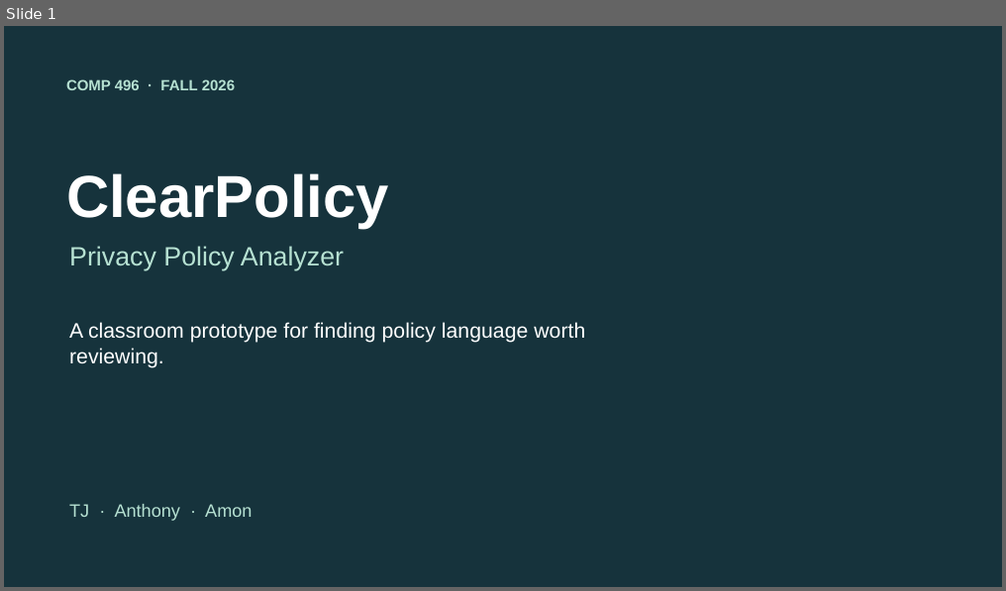
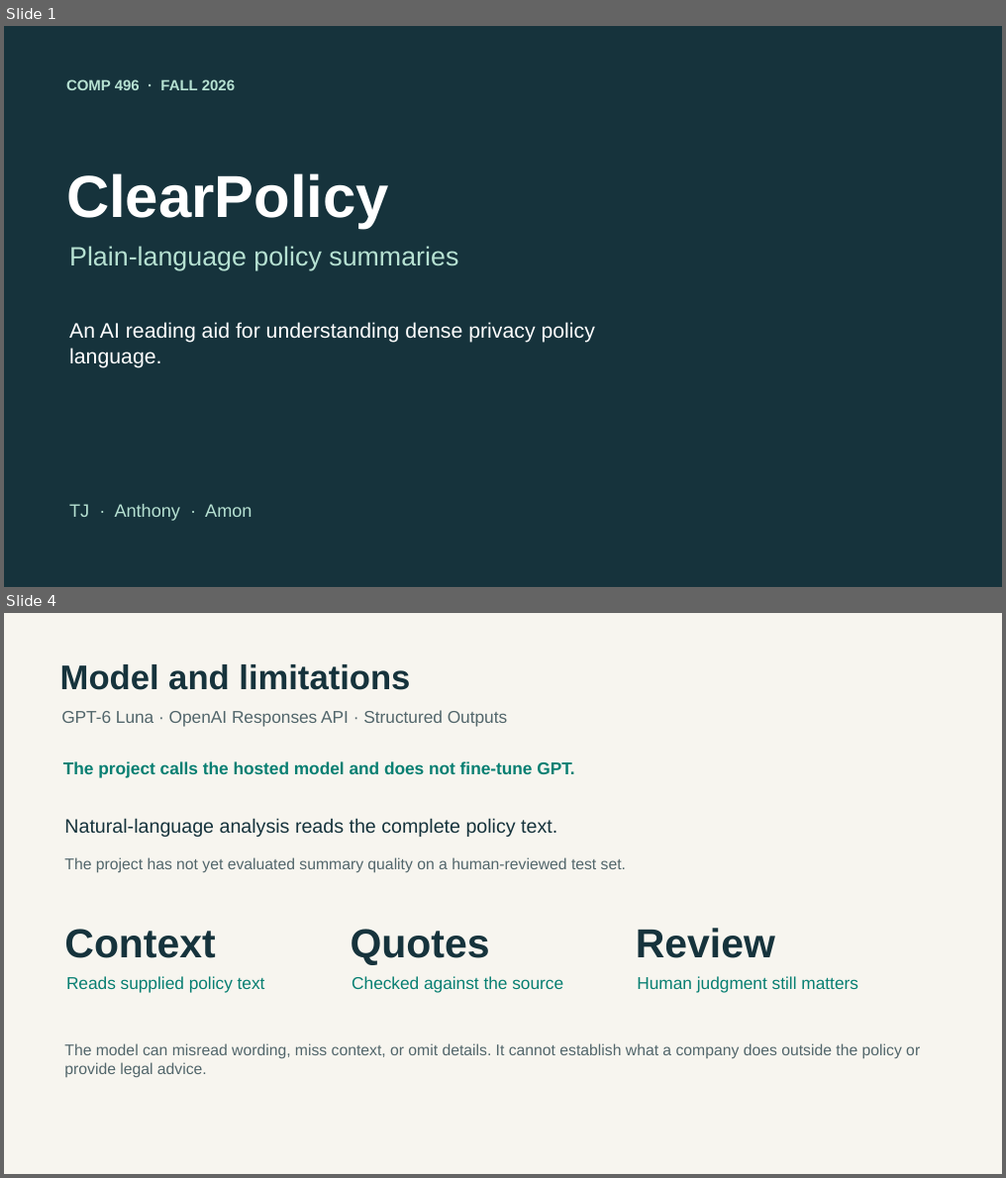
Before and after one commit to tjross28/Comp-496---TJ-Anthony-Amon-Prema, a slide deck: output/presentation/ClearPolicy_Project_Presentation.pptx. Shown one above the other, each under a label of ours: slide 1 before the commit, slides 1 and 4 after it; the slides between them are not shown. The pictures are 1006x591 and 1006x1178 pixels, drawn with LibreOffice and Linux fonts; fonts in the diff are those of the drawing. Boxes give left, top, right and bottom in pixels: in the first picture for what was removed or moved away, otherwise in the second. Text is boxed around its words. In the diff, an @@ line names an element or a change of style, - is before the commit and + after.

Commit message:
changed focus to summary

```diff
--- a/output/presentation/ClearPolicy_Project_Presentation.pptx
+++ b/output/presentation/ClearPolicy_Project_Presentation.pptx
@@ slide 4 added at [4, 613, 1002, 1174], background #F7F5EF @@
@@ text added at [60, 664, 410, 690], 33 pt, text #16333C, bold @@
+Model and limitations
@@ text added at [61, 710, 507, 727], 16.5 pt, text #52666B @@
+GPT-6 Luna · OpenAI Responses API · Structured Outputs
@@ text added at [63, 761, 574, 778], 16.5 pt, text #087F72, bold @@
+The project calls the hosted model and does not fine-tune GPT.
@@ text added at [64, 818, 557, 837], 18.8 pt, text #16333C @@
+Natural-language analysis reads the complete policy text.
@@ text added at [64, 858, 626, 873], 15 pt, text #52666B @@
+The project has not yet evaluated summary quality on a human-reviewed test set.
@@ text added at [64, 929, 215, 959], 39 pt, text #16333C, bold @@
+Context
@@ text added at [350, 929, 490, 965], 39 pt, text #16333C, bold @@
+Quotes
@@ text added at [636, 928, 775, 959], 39 pt, text #16333C, bold @@
+Review
@@ text added at [66, 976, 265, 993], 16.5 pt, text #087F72 @@
+Reads supplied policy text
@@ text added at [351, 976, 563, 993], 16.5 pt, text #087F72 @@
+Checked against the source
@@ text added at [637, 976, 858, 993], 16.5 pt, text #087F72 @@
+Human judgment still matters
@@ text added at [64, 1044, 920, 1078], 15 pt, text #52666B @@
+The model can misread wording, miss context, or omit details. It cannot establish what a company does outside the policy or provide legal advice.
@@ slide 1 changed as well @@
@@ text at [69, 246, 458, 271]: text changed @@
-Privacy Policy Analyzer
+Plain-language policy summaries
@@ text at [69, 322, 595, 369]: text changed @@
-A classroom prototype for finding policy language worth reviewing.
+An AI reading aid for understanding dense privacy policy language.
```
Also in this commit, not shown: 3 other slides changed, 1 other slide added, 2 slides removed, 49 other files.
